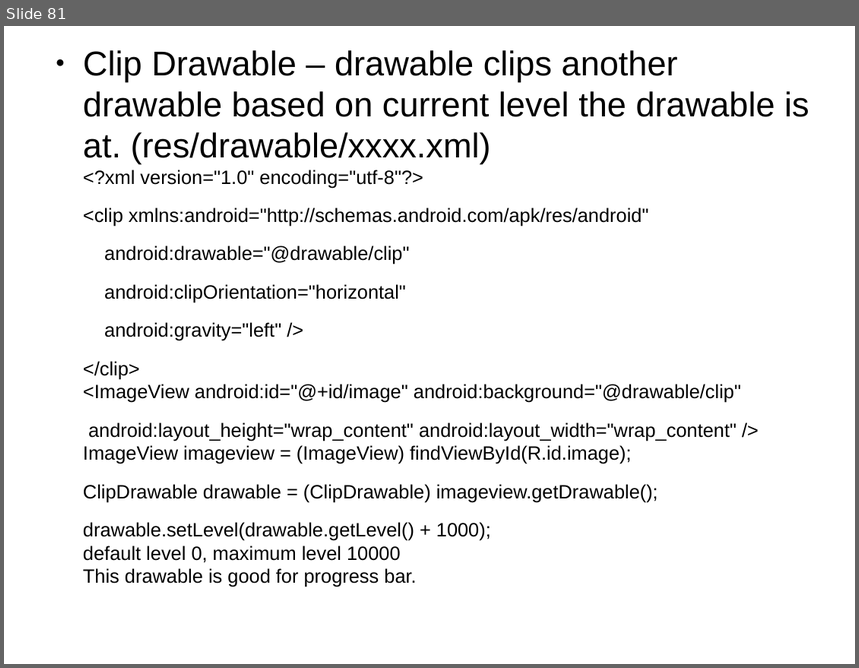
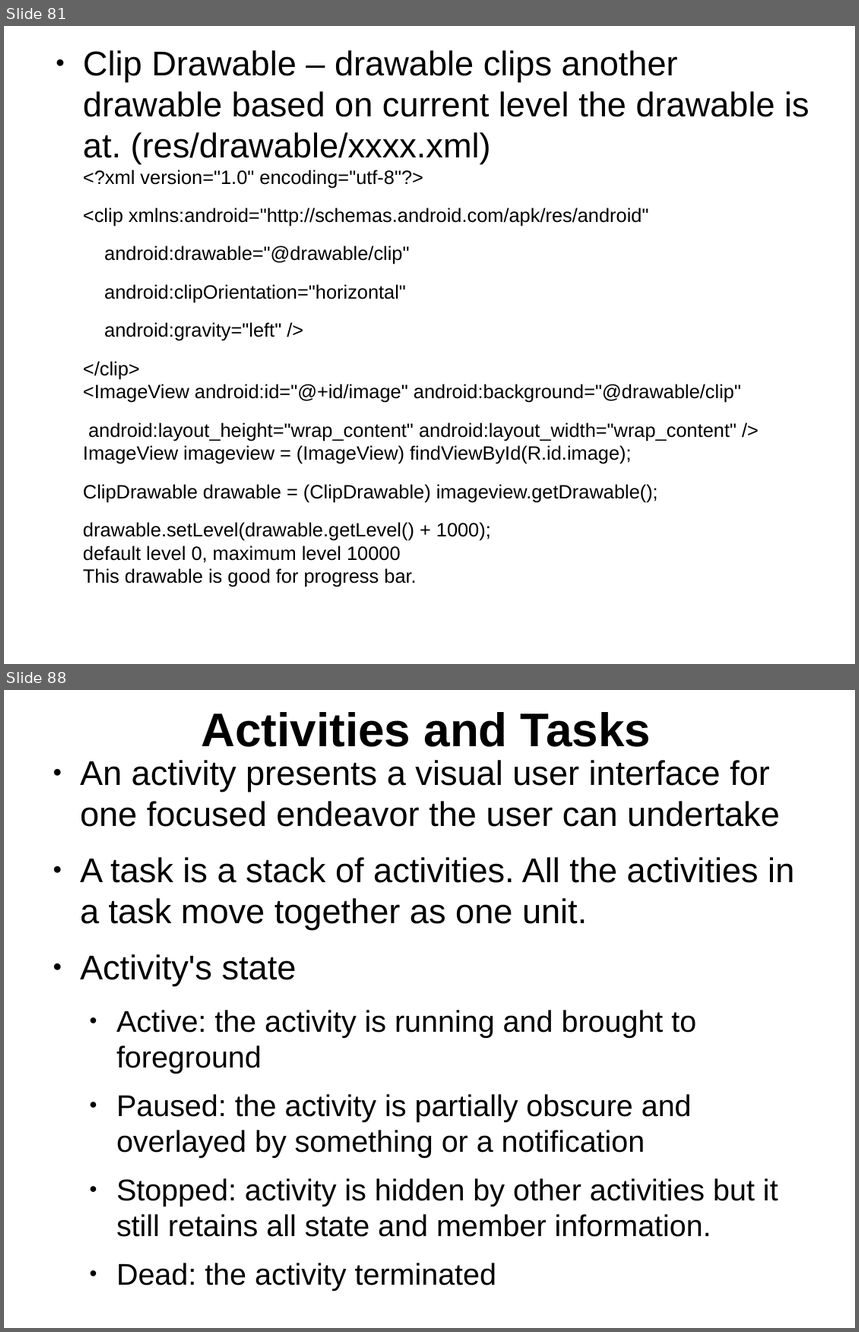
Before and after one commit to thegreatdao/testa, a slide deck: assets/android.odp. Shown one above the other, each under a label of ours: slide 81 before the commit, slides 81 and 88 after it; the slides between them are not shown. The pictures are 859x668 and 859x1332 pixels, drawn with LibreOffice and Linux fonts; fonts in the diff are those of the drawing. Boxes give left, top, right and bottom in pixels: in the first picture for what was removed or moved away, otherwise in the second. Text is boxed around its words. In the diff, an @@ line names an element or a change of style, - is before the commit and + after.

```diff
--- a/assets/android.odp
+++ b/assets/android.odp
@@ slide 88 added at (4,690,855,1328), background #FFFFFF @@
@@ title added at (202,712,651,747), 44 pt, text #000000, bold @@
+Activities and Tasks
@@ text added at (80,760,794,1290), 28 pt, text #000000 @@
+● An activity presents a visual user interface for one focused endeavor the user can undertake
+● A task is a stack of activities. All the activities in a task move together as one unit.
+● Activity's state
+  ● Active: the activity is running and brought to foreground
+  ● Paused: the activity is partially obscure and overlayed by something or a notification
+  ● Stopped: activity is hidden by other activities but it still retains all state and member information.
+  ● Dead: the activity terminated
```
Also in this commit, not shown: 13 other slides added, 1 slide removed.
